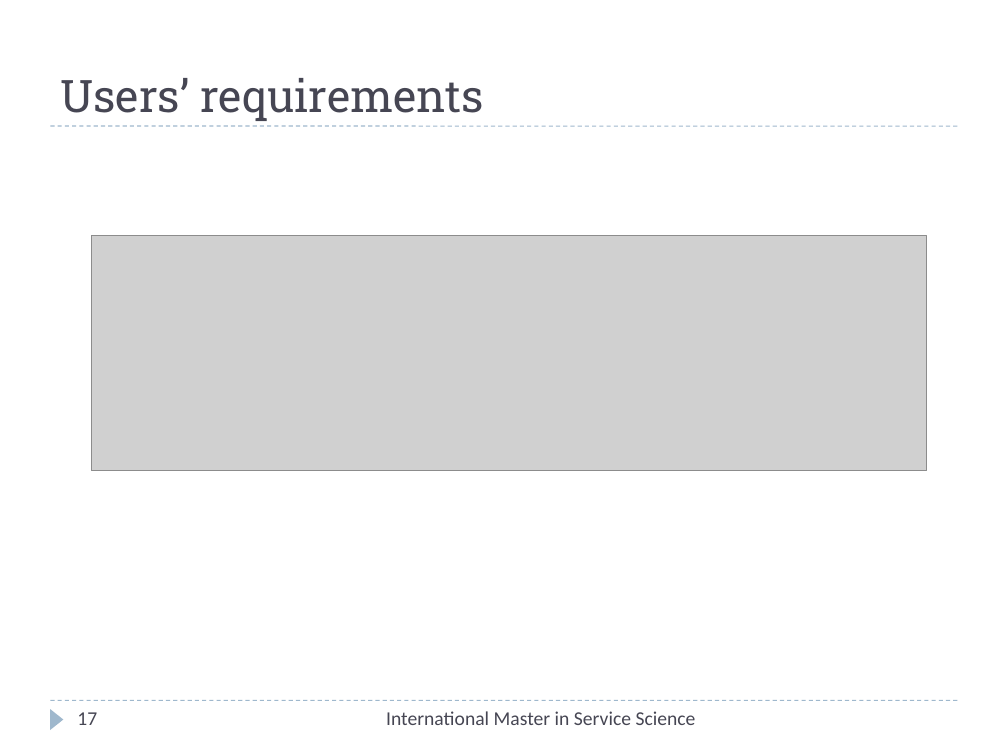
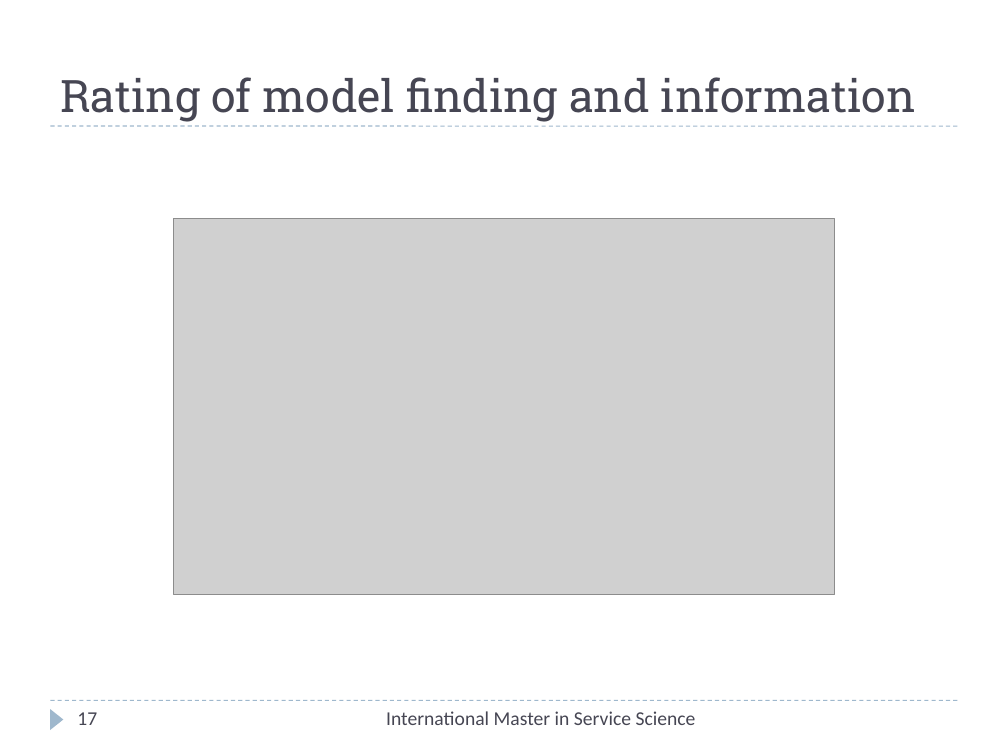
Before and after one commit to Christos-Papoulas/master_thesis, a slide deck: slide 17 of presentation/presentation.pptx. Drawn at 1008x756 pixels with LibreOffice and Linux fonts; fonts in the diff are those of the drawing; grey boxes stand for pictures. Boxes give left, top, right and bottom in pixels: in the first picture for what was removed or moved away, otherwise in the second. Text is boxed around its words. In the diff, an @@ line names an element or a change of style, - is before the commit and + after.

```diff
--- a/presentation/presentation.pptx
+++ b/presentation/presentation.pptx
@@ title at (60,77,916,122): text changed @@
-Users’ requirements
+Rating of model finding and information
@@ picture: place and size @@
-picture at (92,235,927,471)
+picture at (173,218,835,595)
```
Also in this commit, not shown: 3 other slides changed, 2 other files.
